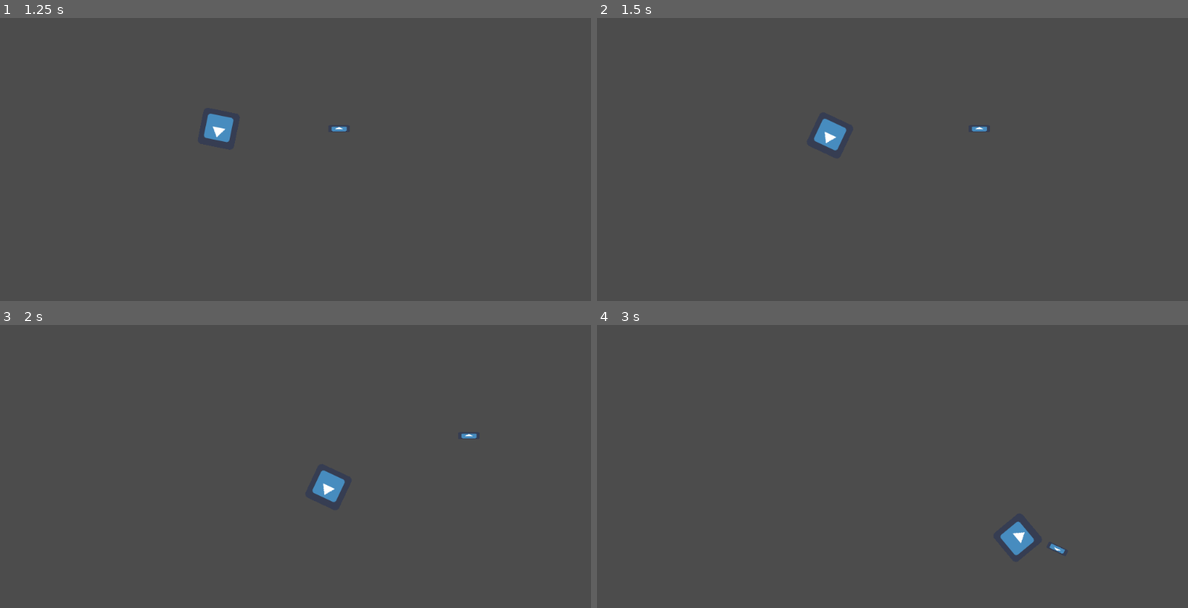
Above: before the commit, frames 1-4 (two rows, left to right).
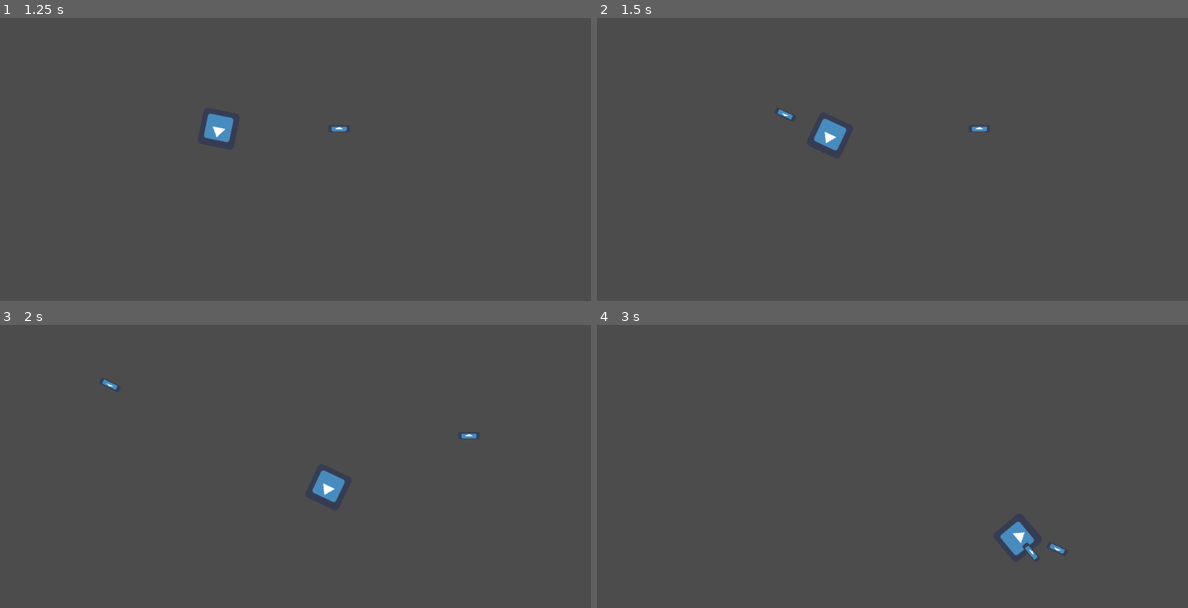
Above: after the commit, the same moments.

Repository: adrianriverof/juego-viaje
Game: Godot game, scene res://player.tscn
Same seed, same stepped clock (60 frames per second), same inputs: the game is played once before the commit and once after it. The project has no main scene, so this scene is started directly. The engine's default icon, where the game draws it, is replaced by a stand-in: a white triangle on a blue panel in a dark square.
Inputs:
- Up to frame 1 (1.25 s): tap Enter at 0.5 s; hold G (p1right) from 0.53 s (still down); hold S (p1shoot) from 0.53 s (still down)
- Up to frame 2 (1.5 s): release G (p1right) at 1.28 s; release S (p1shoot) at 1.28 s; hold F (p1down) from 1.28 s (still down); tap S (p1shoot) at 1.35 s
- Up to frame 3 (2 s): keep holding F (p1down)
- Up to frame 4 (3 s): release F (p1down) at 2.03 s; hold G (p1right) 2.03-2.78 s; hold S (p1shoot) 2.03-2.78 s; hold R (p1up) from 2.78 s (still down); tap S (p1shoot) at 2.85 s

Frame 1 is identical in both runs. In frame 2, less than 0.1% of the frame differs, in the area x 30-34%, y 32-36%; in frame 3, less than 0.1%; in frame 4, less than 0.1%, in the area x 72-75%, y 76-84%.

Commit message:
firerate time se controla con una variable

Diff:
--- a/player.gd
+++ b/player.gd
@@ -15,6 +15,10 @@
 var speed = 500
 var move_weight = 0.05
 
+var firerate_time = 0.5
+
+func _ready():
+	firerate_timer.wait_time = firerate_time
 
 func _physics_process(delta):
 	move()
